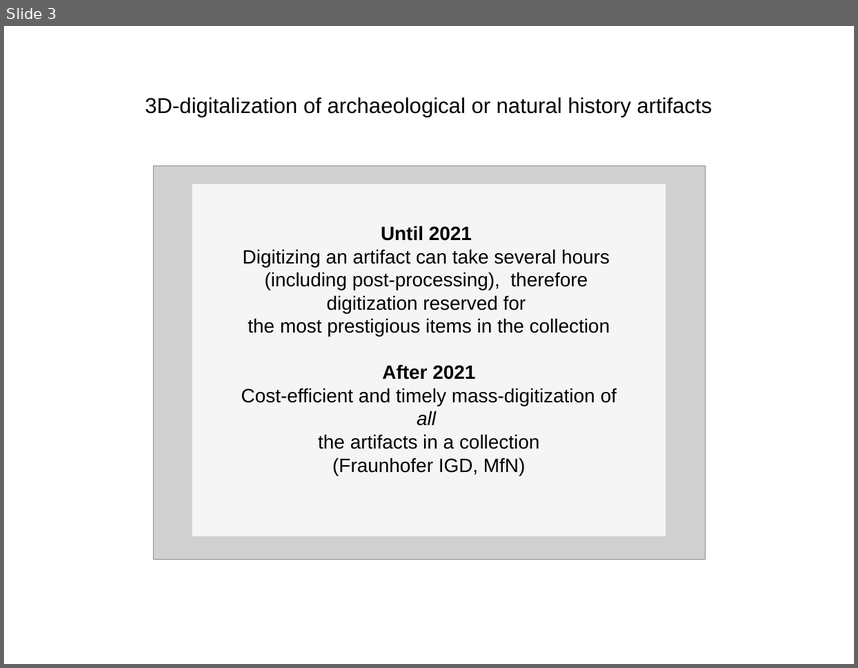
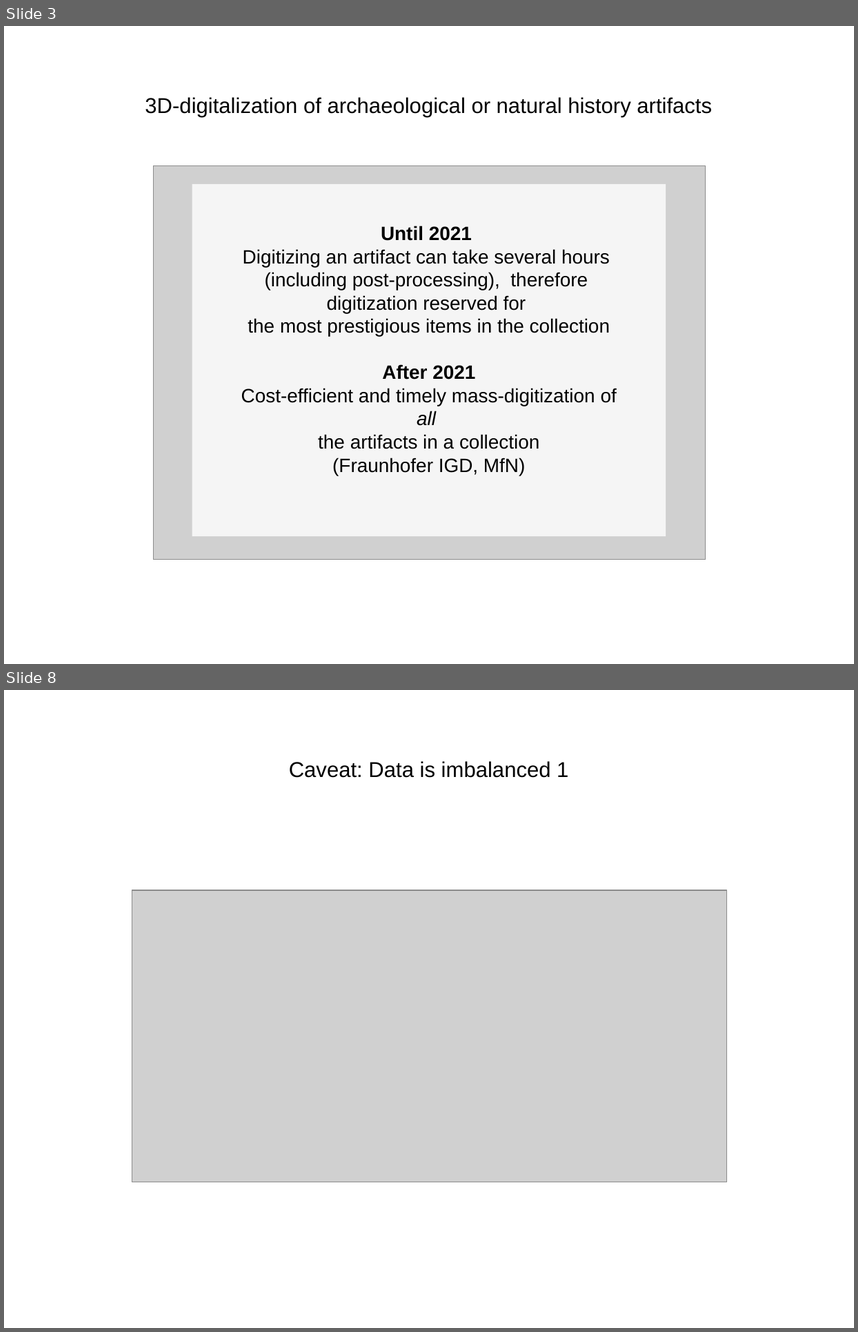
Before and after one commit to aot29/pottery_classifier, a slide deck: Paper/Presentation.odp. Shown one above the other, each under a label of ours: slide 3 before the commit, slides 3 and 8 after it; the slides between them are not shown. The pictures are 858x668 and 858x1332 pixels, drawn with LibreOffice and Linux fonts; fonts in the diff are those of the drawing; grey boxes stand for pictures. Boxes give left, top, right and bottom in pixels: in the first picture for what was removed or moved away, otherwise in the second. Text is boxed around its words. In the diff, an @@ line names an element or a change of style, - is before the commit and + after.

```diff
--- a/Paper/Presentation.odp
+++ b/Paper/Presentation.odp
@@ slide 8 added at bbox=[4, 690, 854, 1328], background #FFFFFF @@
@@ title added at bbox=[289, 761, 568, 778], 20 pt, text #000000 @@
+Caveat: Data is imbalanced 1
@@ picture added at bbox=[132, 891, 728, 1182] @@
```
Also in this commit, not shown: 1 slide changed, 9 other slides added, 17 other files.
